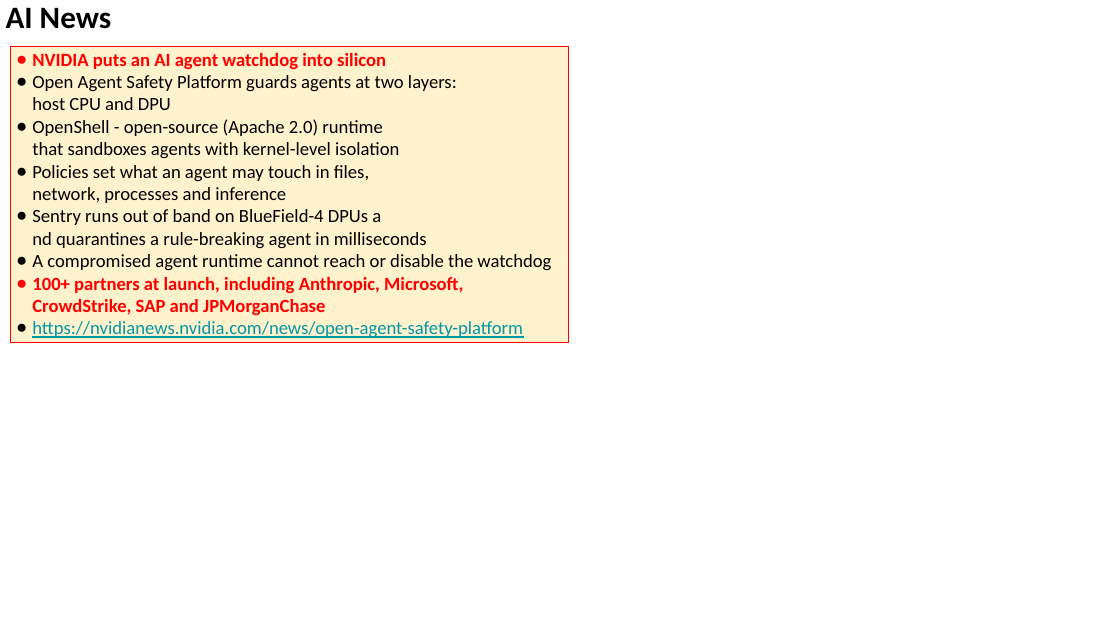
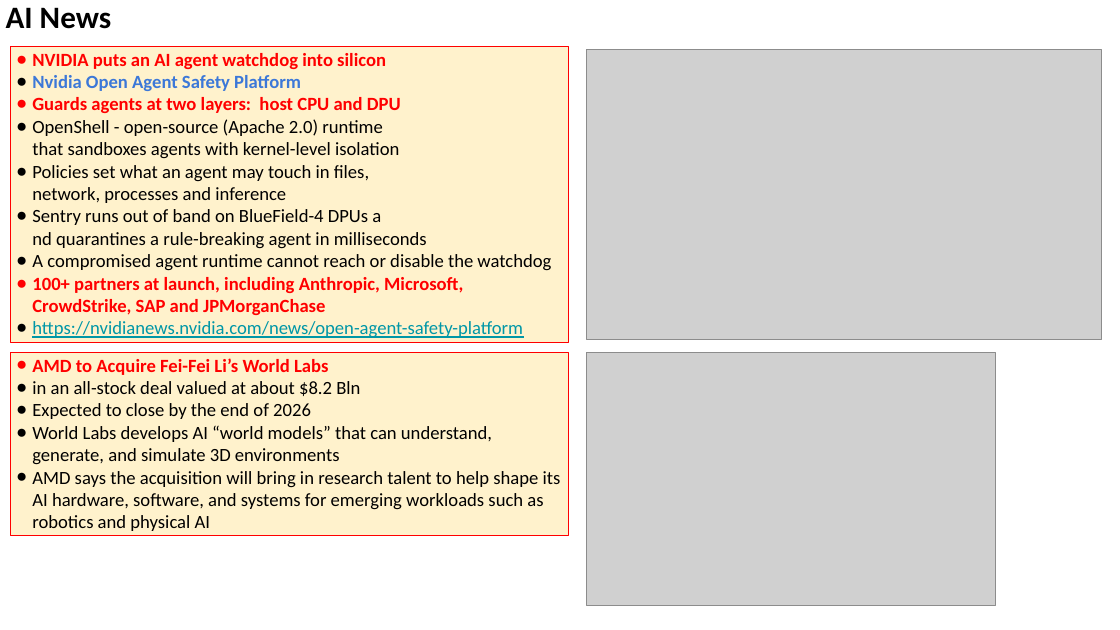
Before and after one commit to lselector/seminar, a slide deck: slide 16 of 2026/2026-10-02-AI-News.pptx (slide 15 before the commit). Drawn at 1120x630 pixels with LibreOffice and Linux fonts; fonts in the diff are those of the drawing; grey boxes stand for pictures. Boxes give left, top, right and bottom in pixels: in the first picture for what was removed or moved away, otherwise in the second. Text is boxed around its words. In the diff, an @@ line names an element or a change of style, - is before the commit and + after.

```diff
--- a/2026/2026-10-02-AI-News.pptx
+++ b/2026/2026-10-02-AI-News.pptx
@@ picture added at (587, 49, 1101, 338) @@
@@ text in rectangle at (32, 75, 401, 113): text changed; text colour #000000 to #FF0000; bold on @@
-● Open Agent Safety Platform guards agents at two layers:
-  host CPU and DPU
+● Nvidia Open Agent Safety Platform
+● Guards agents at two layers: host CPU and DPU
@@ rectangle added at (10, 353, 568, 536), fill #FFF2CC, outline #FF0000 0.75 pt, 12 pt, text #000000 @@
+● AMD to Acquire Fei-Fei Li’s World Labs
+● in an all-stock deal valued at about $8.2 Bln
+● Expected to close by the end of 2026
+● World Labs develops AI “world models” that can understand, generate, and simulate 3D environments
+● AMD says the acquisition will bring in research talent to help shape its AI hardware, software, and systems for emerging workloads such as robotics and physical AI
@@ picture added at (587, 353, 996, 606) @@
```
Also in this commit, not shown: 9 other slides changed, 6 slides added.
